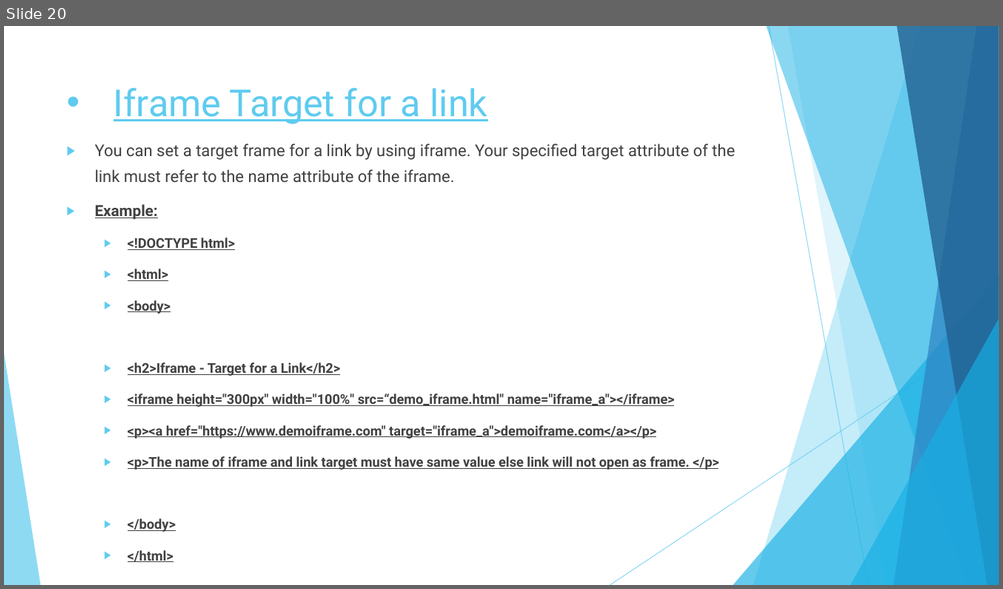
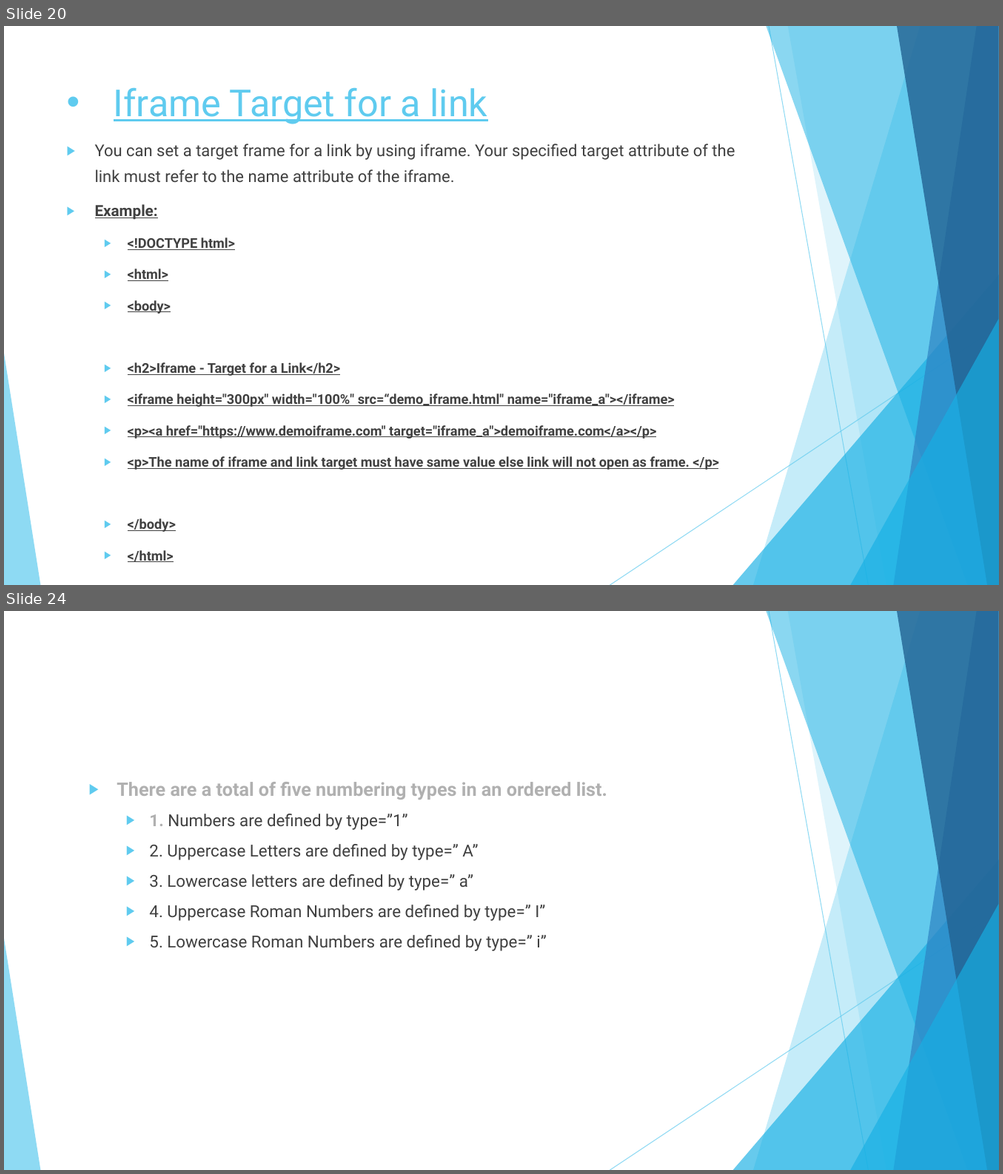
Before and after one commit to bhavikavasani/assignment_module1HTML, a slide deck: ASSIGNMENT.pptx. Shown one above the other, each under a label of ours: slide 20 before the commit, slides 20 and 24 after it; the slides between them are not shown. The pictures are 1003x589 and 1003x1174 pixels, drawn with LibreOffice and Linux fonts; fonts in the diff are those of the drawing. Boxes give left, top, right and bottom in pixels: in the first picture for what was removed or moved away, otherwise in the second. Text is boxed around its words. In the diff, an @@ line names an element or a change of style, - is before the commit and + after.

```diff
--- a/ASSIGNMENT.pptx
+++ b/ASSIGNMENT.pptx
@@ slide 24 added at bbox=[4, 611, 999, 1170], background #FFFFFF; not listed: 10 template elements that a slide beside it also shows @@
@@ text added at bbox=[116, 782, 607, 951], 16 pt, text #404040 @@
+▶ There are a total of five numbering types in an ordered list.
+  ▶ 1. Numbers are defined by type=”1”
+  ▶ 2. Uppercase Letters are defined by type=” A”
+  ▶ 3. Lowercase letters are defined by type=” a”
+  ▶ 4. Uppercase Roman Numbers are defined by type=” I”
+  ▶ 5. Lowercase Roman Numbers are defined by type=” i”
```
Also in this commit, not shown: 1 slide changed, 27 other slides added.
